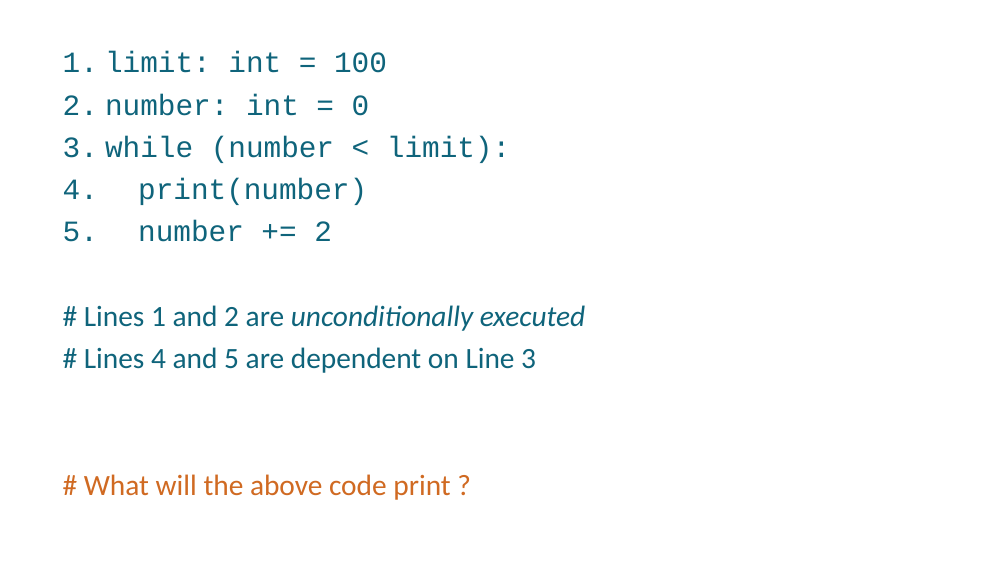
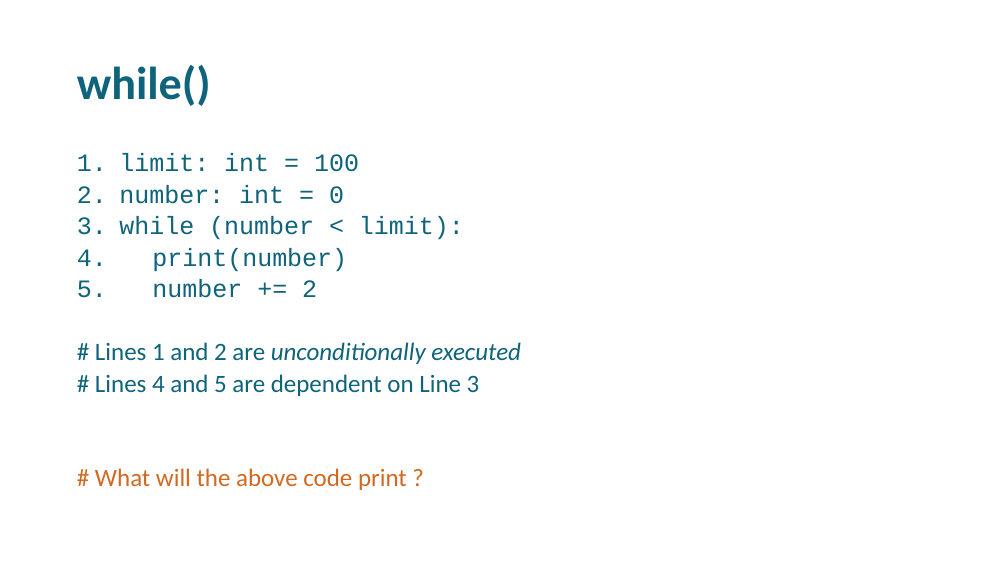
Before and after one commit to uday87j/teach_python, a slide deck: slide 3 of fundamentals/4-Conditionals, Sequence, String.pptx. Drawn at 1008x567 pixels with LibreOffice and Linux fonts; fonts in the diff are those of the drawing. Boxes give left, top, right and bottom in pixels: in the first picture for what was removed or moved away, otherwise in the second. Text is boxed around its words. In the diff, an @@ line names an element or a change of style, - is before the commit and + after.

```diff
--- a/fundamentals/4-Conditionals, Sequence, String.pptx
+++ b/fundamentals/4-Conditionals, Sequence, String.pptx
@@ title added at [77, 65, 211, 106], 44 pt, text #0F647B, bold @@
+while()
@@ text "limit: int = 100": place and size @@
-text "limit: int = 100" at [84, 51, 586, 500]
+text "limit: int = 100" at [95, 153, 521, 490]
@@ text "limit: int = 100" at [95, 153, 521, 490]: size 28 to 23.8 pt; line spacing 0.9 to 0.7 @@
```
Also in this commit, not shown: 1 slide added.
